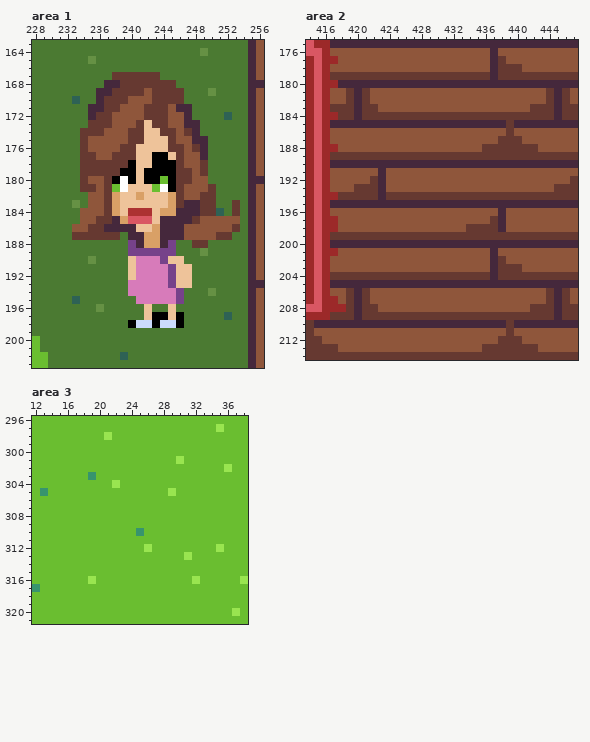
Pixel-art file -- sprites/mockups/walls.ase. That is the earlier state.
500x700 pixels, 1 frame. Colours within 5 levels of each other are drawn and written as one. Shown: area 1: x 228..256, y 163..203; area 2: x 414..447, y 175..214; area 3: x 12..38, y 296..321. The commit also changed other parts of the picture, which this record leaves out.
The result:
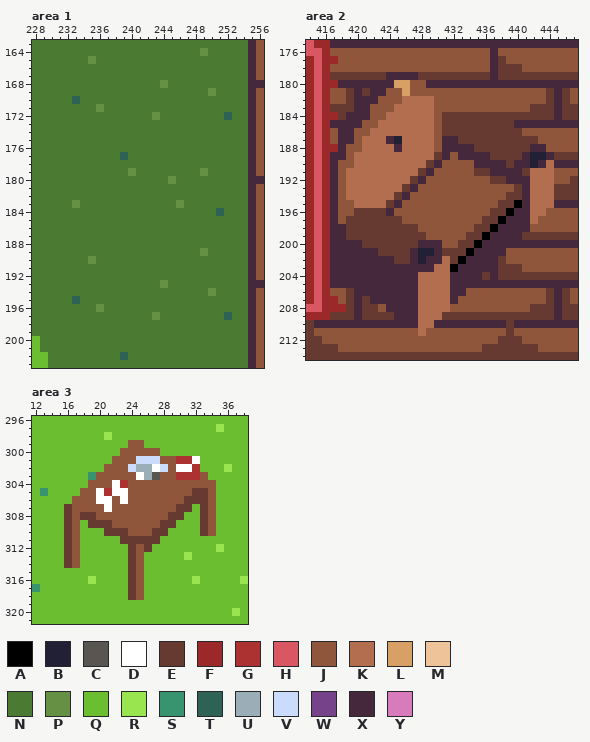
Palette (. is transparent): A #000000  B #222034  C #595652  D #ffffff  E #663931  F #9c2929  G #ac3232  H #d95763  J #8f563b  K #b36e4f  L #d9a066  M #eec39a  N #4b7a32  P #669144  Q #6abe30  R #99e550  S #37946e  T #2e6255  U #9badb7  V #cbdbfc  W #76428a  X #45283c  Y #d77bba
Edits made:
layer "armchair" added
layer "table_play" added
Changed rows in their new state; - is an unchanged pixel.
Area 1, layer "reference":
first column x 233:
167 -----NNNNNN----------
168 ----NNNNNNNPN--------
169 ---NNNNNNNNNNN-------
170 ---NNNNNNNNNNN-------
171 --NPNNNNNNNNNNN------
172 --NNNNNNNNPNNNN------
173 --NNNNNNNNNNNNNN-----
174 -NNNNNNNNNNNNNNN-----
175 -NNNNNNNNNNNNNNNN----
176 -NNNNNNNNNNNNNNNN----
177 -NNNNNTNNNNNNNNNN----
178 -NNNNNNNNNNNNNNNN----
179 -NNNNNNPNNNNNNNNP----
180 -NNNNNNNNNNNPNNNN----
181 -NNNNNNNNNNNNNNNNN---
182 --NNNNNNNNNNNNNNNN---
183 --NNNNNNNNNNNPNNNN--N
184 -NNNNNNNNNNNNNNNNN--N
185 -NNNNNNNNNNNNNNNNNNNN
186 NNNNNNNNNNNNNNNNNNNNN
187 NNNNNN-NNNNNNNNNNNNN-
188 -------NNNNNN--NN----
189 -------NNNNNN--------
190 -------NNNNNNN-------
191 -------NNNNNNNN------
192 -------NNNNNNNN------
193 -------NNNNPNNN------
194 -------NNNNNNN-------
195 --------NNNNNN-------
196 ---------N--N--------
197 ---------NPNNN-------
198 -------NNNNNNN-------
Area 2, layer "armchair":
first column x 417:
179 -------XXXX-----------------
180 --------LLJJ----------------
181 -----XX--L------------------
182 ----XX---KKKK---------------
183 ----XJ--KKKKK---------------
184 --X-XJJKKKKKKJ--------------
185 ----JJKKKKKKKJEEEEEEEE------
186 -XX--KKKKKKKK-EEEEEEEE-E----
187 -XX-KKKXBKKKK-XXEEEEE---EE--
188 -X--KKKKXKKKK-XXXXE------XX-
189 XXJKKKKKKKKKK-XJXXXX----XBBX
190 -JJKKKKKKKKKE-JJJJ----E--B-K
191 X-KKKKKKKKKEX-----EEXXXXEKKK
192 X-KKKKKKKKEX--------EEXXXKKK
193 X-KKKKKKKEX------------EXKKK
194 XJKKKKKK-XJJJJJJJJJJJJ--XKKK
195 -JJKKKKE-JJJJJJJJJJJJEEA-KKK
196 X--EEEEX------------EEAXXKK-
197 X-EEEEEEE----------E-AXXXK--
198 XXEEEEEEEEE------J--A-XXX---
199 XX----------JJJJJ--AXXXX----
200 ----EEEEEEE---JJEEA---------
201 XXXXXXEEEEXBBXEEEAXX-X------
202 XXXXXXXXEEXBXXKEAXXX--------
203 XXXXXXXXXXXXXKKAXXXX--------
204 XXXXXXXXXXXKKKKXXXX---------
205 -----------KKKK-------------
206 ----XXXXXXXKKKKXX-----------
207 -----XXXXXXKKKKX------------
208 -------XXXXKKKK-------------
209 --------XXXKKK--------------
210 -----------KK---------------
211 -----------K----------------
Area 3, layer "table_play":
first column x 16:
299 --------JJ---------
300 -------JJJJJ-------
301 ------JJJVVVJJGGD--
302 -----JJJVUUDVJDDG--
303 ----JJJJJDUCJJGGGJ-
304 ---JJJDGJJJJJJJJJJJ
305 --JJDGDDJJJJJJJJEEJ
306 -JJJDDJDJJJJJJJEEEJ
307 EJJJJDJJJJJJJJEE-EJ
308 EJEEJJJJJJJJJEE--EJ
309 EJ-EEEJJJJJJEE---EJ
310 EJ---EEEJJJEE----EJ
311 EJ-----EEEEE-------
312 EJ------EJE--------
313 EJ------EJ---------
314 EJ------EJ---------
315 --------EJ---------
316 --------EJ---------
317 --------EJ---------
318 --------EJ---------
Pixel boxes of the changes (left, top, right, bottom) in both pictures:
changed: (72, 72, 240, 328)
changed: (330, 72, 554, 336)
changed: (64, 440, 216, 600)
